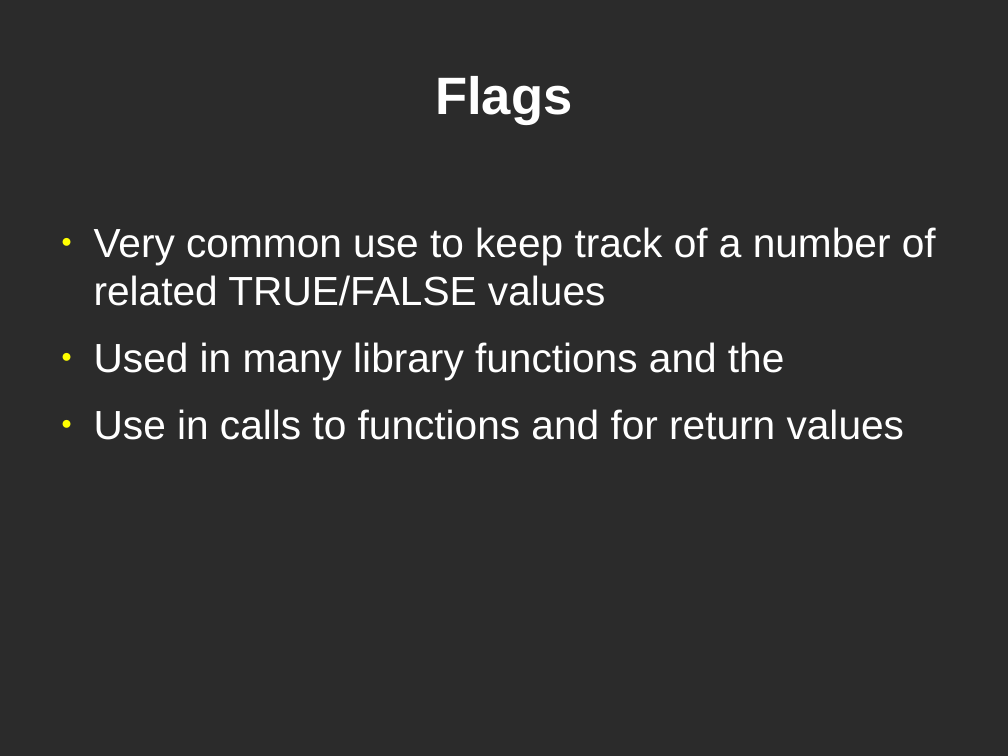
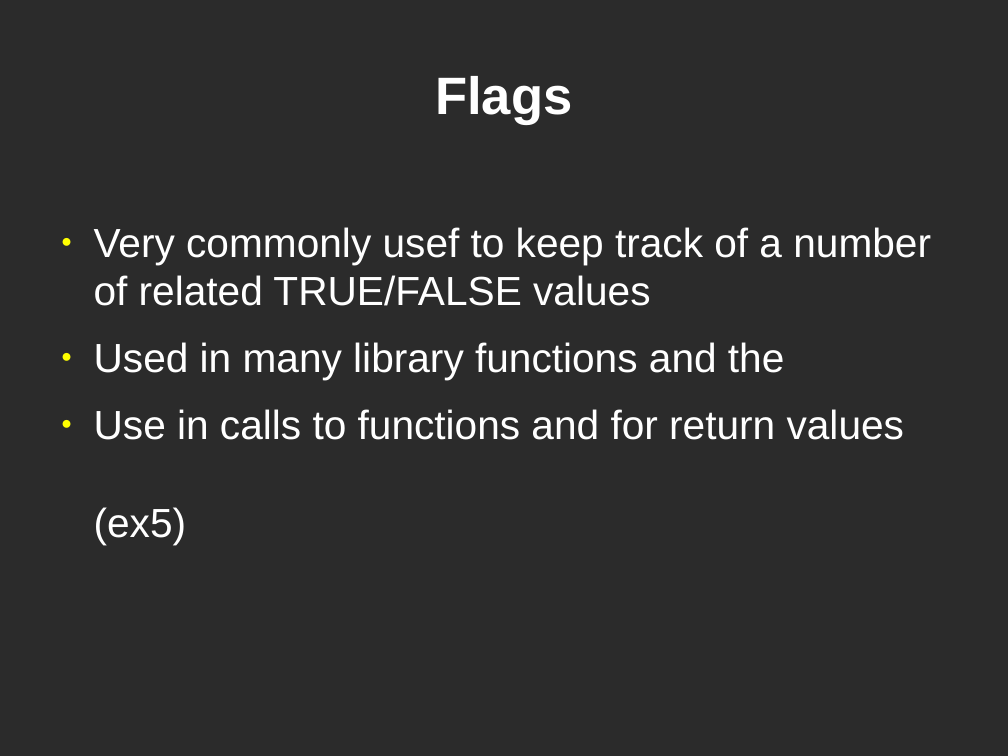
Before and after one commit to dklamet/class, a slide deck: slide 8 of docs/class2.odp. Drawn at 1008x756 pixels with LibreOffice and Linux fonts; fonts in the diff are those of the drawing; background and template pictures are left out; a plain dark background stands for a picture behind light text. Boxes give left, top, right and bottom in pixels: in the first picture for what was removed or moved away, otherwise in the second. Text is boxed around its words. In the diff, an @@ line names an element or a change of style, - is before the commit and + after.

```diff
--- a/docs/class2.odp
+++ b/docs/class2.odp
@@ text at (94, 227, 931, 306): text changed @@
-● Very common use to keep track of a number of related TRUE/FALSE values
+● Very commonly usef to keep track of a number of related TRUE/FALSE values
@@ text at (94, 409, 904, 544): text changed @@
-● Use in calls to functions and for return values
+● Use in calls to functions and for return values
+  (ex5)
```
Also in this commit, not shown: 1 other slide changed, 3 slides added, 6 other files.
